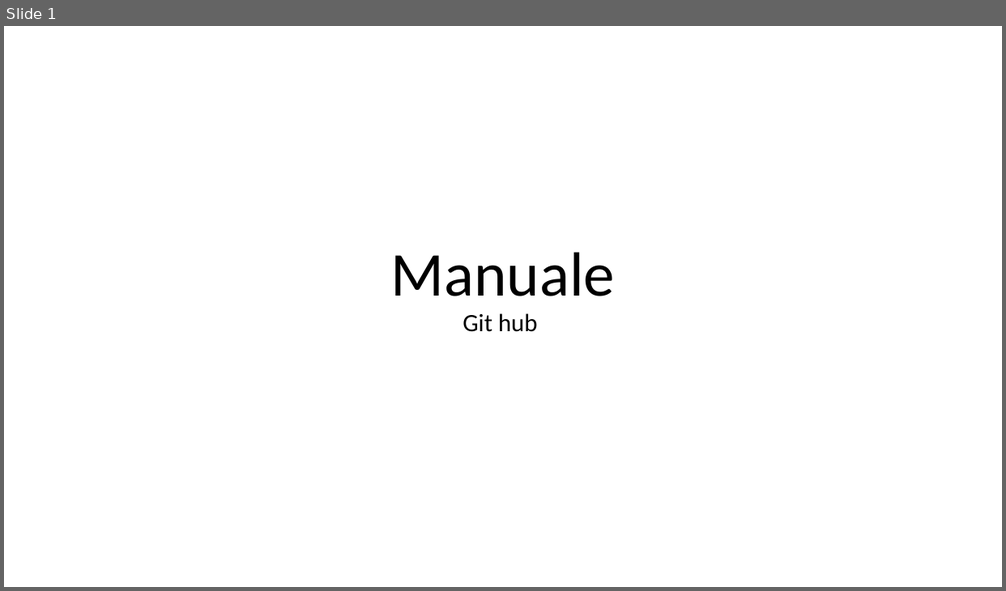
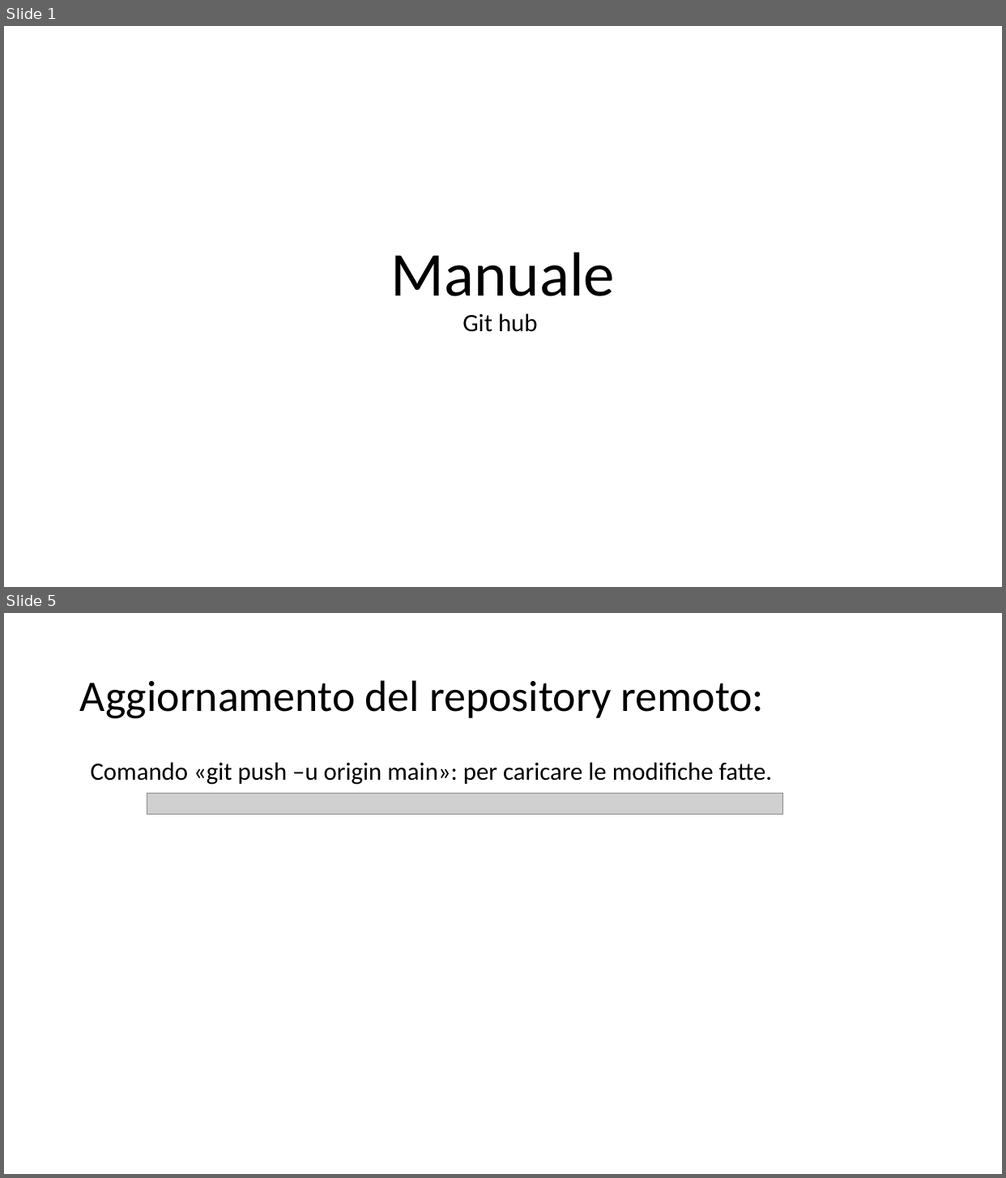
Before and after one commit to camilla-andreatta/Manuale1, a slide deck: Manuale.pptx. Shown one above the other, each under a label of ours: slide 1 before the commit, slides 1 and 5 after it; the slides between them are not shown. The pictures are 1006x591 and 1006x1178 pixels, drawn with LibreOffice and Linux fonts; fonts in the diff are those of the drawing; grey boxes stand for pictures. Boxes give left, top, right and bottom in pixels: in the first picture for what was removed or moved away, otherwise in the second. Text is boxed around its words. In the diff, an @@ line names an element or a change of style, - is before the commit and + after.

```diff
--- a/Manuale.pptx
+++ b/Manuale.pptx
@@ slide 5 added at box(4, 613, 1002, 1174), background #FFFFFF @@
@@ title added at box(80, 680, 765, 719), 42 pt, text #000000 @@
+Aggiornamento del repository remoto:
@@ text added at box(91, 762, 773, 785), 24 pt, text #000000 @@
+Comando «git push –u origin main»: per caricare le modifiche fatte.
@@ picture added at box(147, 793, 783, 815) @@
```
Also in this commit, not shown: 1 slide changed, 6 other slides added, 1 slide removed.
